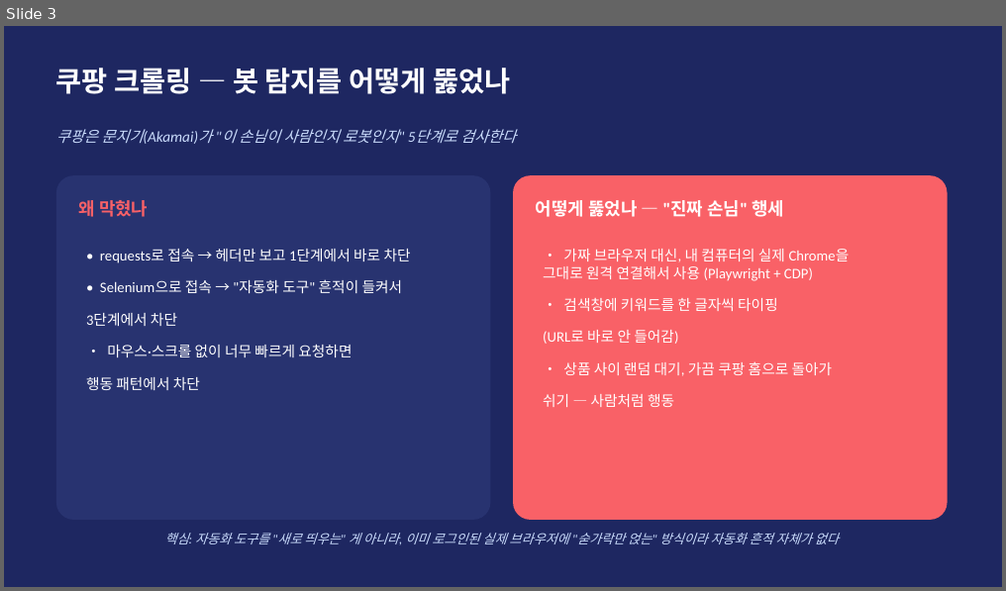
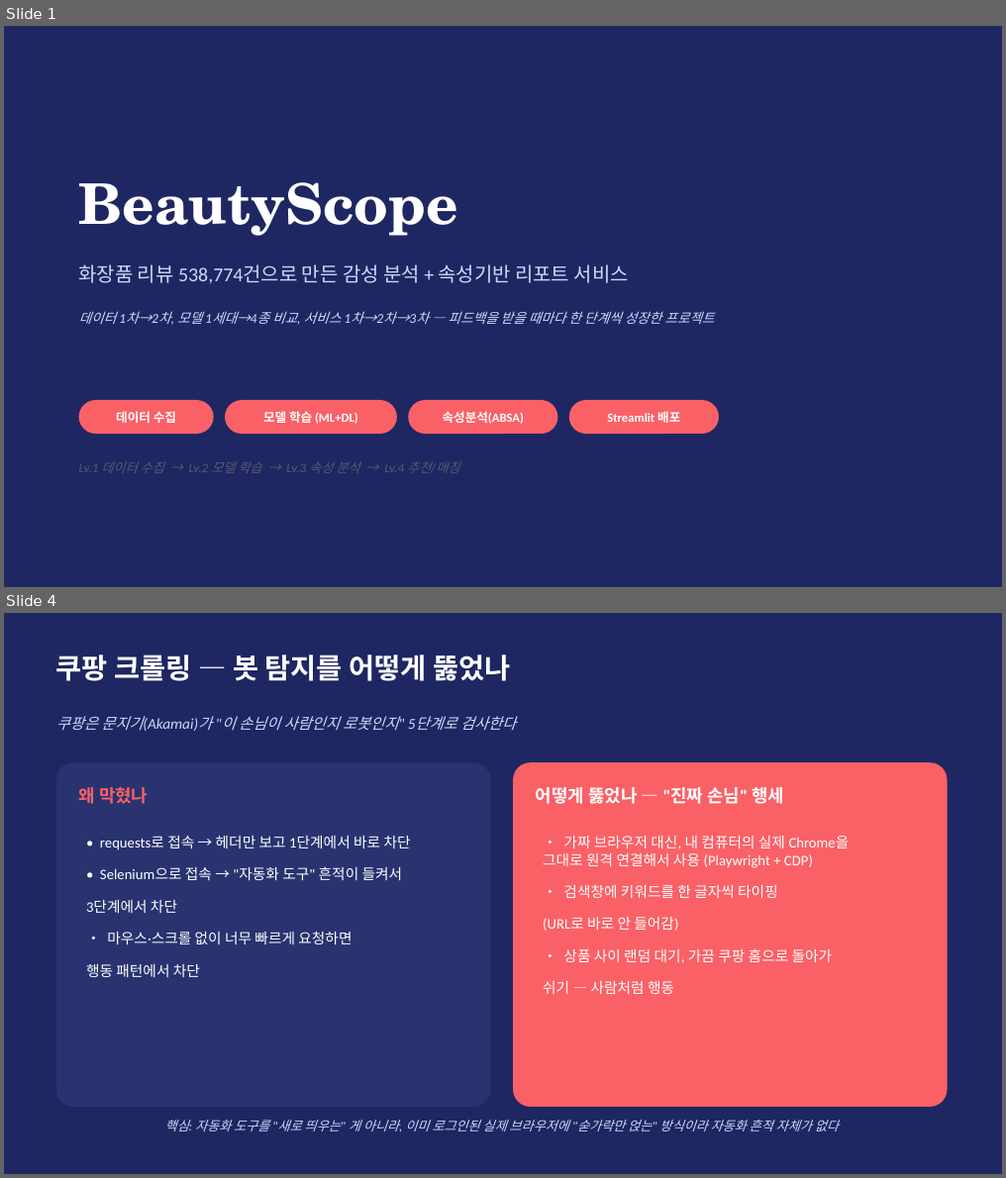
Before and after one commit to dong29482757-beep/shopping-review-crawler, a slide deck: BeautyScope_발표.pptx. Shown one above the other, each under a label of ours: slide 3 before the commit, slides 1 and 4 after it; the slides between them are not shown. The pictures are 1006x591 and 1006x1178 pixels, drawn with LibreOffice and Linux fonts; fonts in the diff are those of the drawing. Boxes give left, top, right and bottom in pixels: in the first picture for what was removed or moved away, otherwise in the second. Text is boxed around its words. In the diff, an @@ line names an element or a change of style, - is before the commit and + after.

```diff
--- a/BeautyScope_발표.pptx
+++ b/BeautyScope_발표.pptx
@@ slide 1 added at box(4, 26, 1002, 587), background #FFFFFF @@
@@ rectangle added at box(4, 26, 1002, 587), fill #1E2761 @@
@@ text added at box(79, 182, 458, 236), 54 pt, text #FFFFFF, bold @@
+BeautyScope
@@ text added at box(79, 265, 629, 283), 19 pt, text #CADCFC @@
+화장품 리뷰 538,774건으로 만든 감성 분석 + 속성기반 리포트 서비스
@@ text added at box(79, 311, 714, 324), 13 pt, text #CADCFC, italic @@
+데이터 1차→2차, 모델 1세대→4종 비교, 서비스 1차→2차→3차 — 피드백을 받을 때마다 한 단계씩 성장한 프로젝트
@@ rounded rectangle added at box(79, 400, 214, 434), fill #F96167, 12 pt, text #FFFFFF, bold @@
+데이터 수집
@@ rounded rectangle added at box(225, 400, 397, 434), fill #F96167, 12 pt, text #FFFFFF, bold @@
+모델 학습 (ML+DL)
@@ rounded rectangle added at box(408, 400, 558, 434), fill #F96167, 12 pt, text #FFFFFF, bold @@
+속성분석(ABSA)
@@ rounded rectangle added at box(569, 400, 719, 434), fill #F96167, 12 pt, text #FFFFFF, bold @@
+Streamlit 배포
@@ text added at box(79, 462, 459, 473), 12.5 pt, text #555A6E, italic @@
+Lv.1 데이터 수집 → Lv.2 모델 학습 → Lv.3 속성 분석 → Lv.4 추천/매칭
@@ what was slide 3 is now slide 4 @@
```
Also in this commit, not shown: 1 slide changed, 2 other slides added, 2 slides removed, 2 other files.
